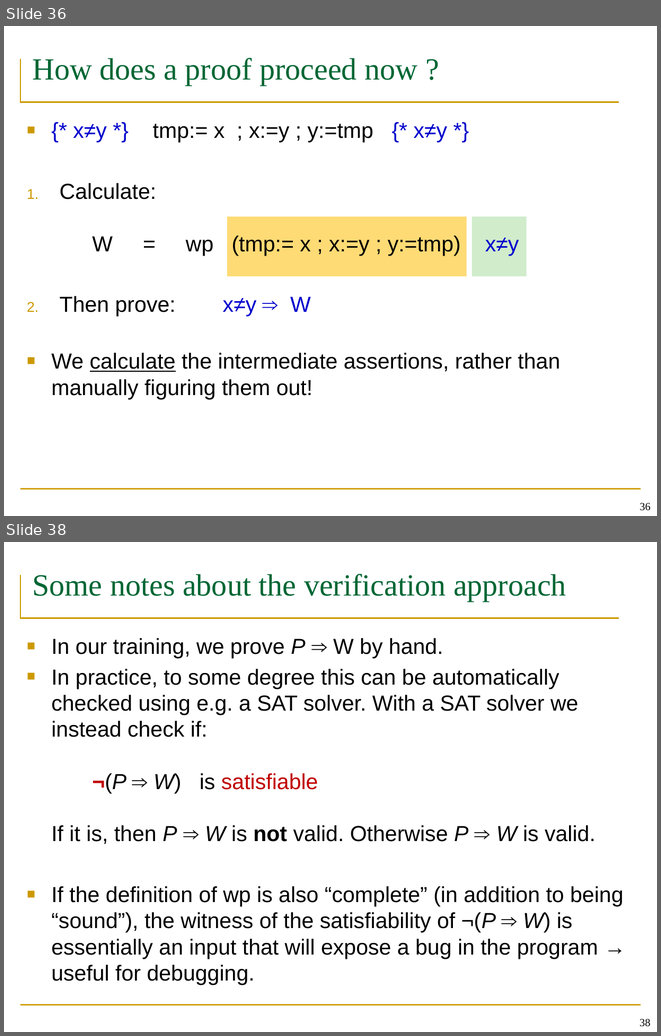
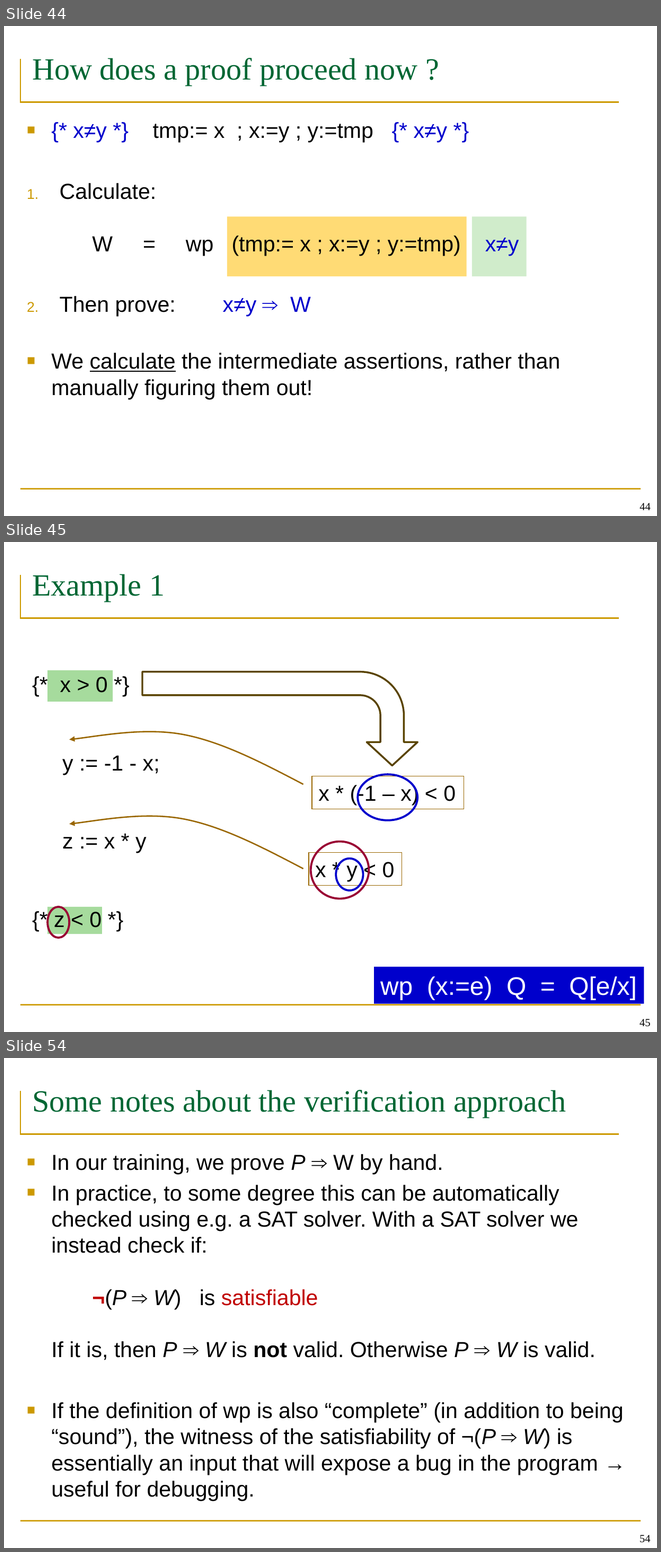
Before and after one commit to wooshrow/b3stv, a slide deck: slides/week-22-paige.pptx. Shown one above the other, each under a label of ours: slides 36 and 38 before the commit, slides 44, 45 and 54 after it; the slides between them are not shown. The pictures are 661x1036 and 661x1552 pixels, drawn with LibreOffice and Linux fonts; fonts in the diff are those of the drawing. Boxes give left, top, right and bottom in pixels: in the first picture for what was removed or moved away, otherwise in the second. Text is boxed around its words. In the diff, an @@ line names an element or a change of style, - is before the commit and + after.

```diff
--- a/slides/week-22-paige.pptx
+++ b/slides/week-22-paige.pptx
@@ slide 45 added at <box>4,542,657,1032</box>, background #FFFFFF; not listed: 2 template elements that a slide beside it also shows @@
@@ title added at <box>32,574,165,601</box>, 34 pt, text #006633 @@
+Example 1
@@ rectangle added at <box>48,670,113,702</box>, fill #A6DB9D @@
@@ text added at <box>54,677,160,927</box>, 24 pt, text #000000 @@
+{* x > 0 *}
+y := -1 - x;
+z := x * y
+{* z < 0 *}
@@ bent arrow added at <box>143,672,417,766</box>, outline #594300 2 pt @@
@@ freeform shape added at <box>69,727,303,784</box>, outline #996600 1.5 pt @@
@@ rectangle added at <box>312,776,464,809</box>, outline #996600 0.75 pt, 24 pt, text #000000 @@
+x * (-1 – x) < 0
@@ ellipse added at <box>358,775,418,820</box>, outline #0000CC 2.25 pt @@
@@ freeform shape added at <box>69,811,303,868</box>, outline #996600 1.5 pt @@
@@ ellipse added at <box>311,841,369,899</box>, outline #990033 2.25 pt @@
@@ rectangle added at <box>309,852,403,885</box>, outline #996600 0.75 pt, 24 pt, text #000000 @@
+x * y < 0
@@ ellipse added at <box>336,858,363,890</box>, outline #0000CC 2.25 pt @@
@@ rectangle added at <box>48,906,102,934</box>, fill #A6DB9D @@
@@ ellipse added at <box>48,906,69,937</box>, outline #990033 2.25 pt @@
@@ rectangle added at <box>374,967,644,1004</box>, fill #0000CC, 28 pt, text #FFFFFF @@
+wp (x:=e) Q = Q[e/x]
@@ page number added at <box>639,1018,650,1026</box>, 12 pt, text #000000 @@
+45
@@ what was slide 36 is now slide 44 @@
@@ page number at <box>639,502,650,510</box>: text changed @@
-36
+44
@@ what was slide 38 is now slide 54 @@
@@ page number at <box>639,1534,650,1542</box>: text changed @@
-38
+54
```
Also in this commit, not shown: 7 slides changed, 17 other slides added, 1 other file.
